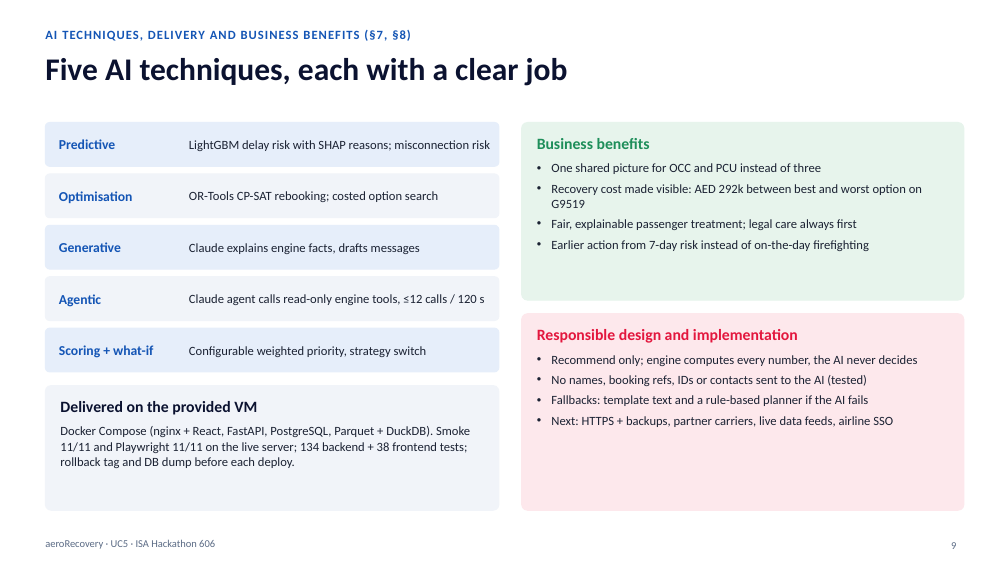
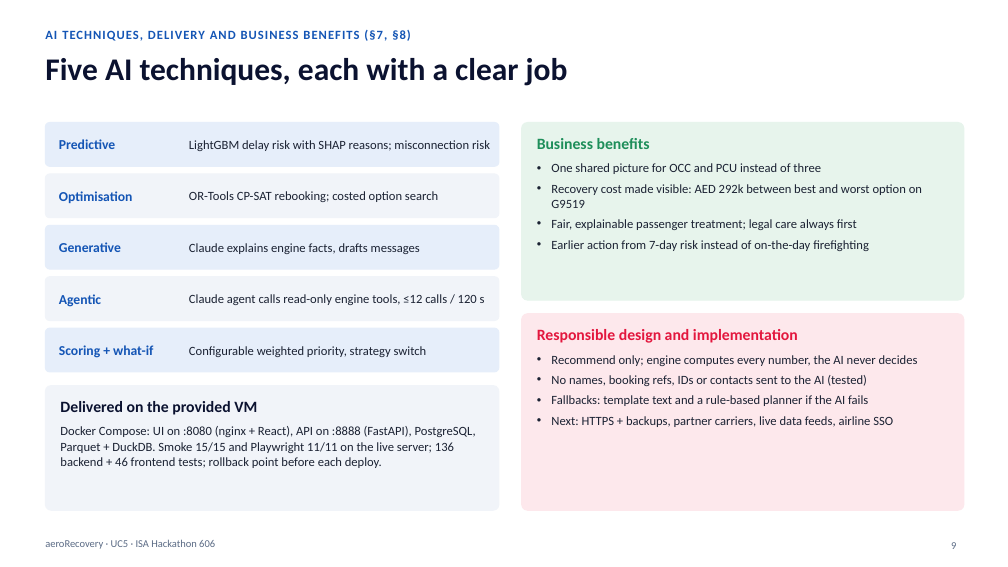
Before and after one commit to bimsarav/Hackathon-606, a slide deck: slide 9 of products/disruption-advisor/source/disruption-advisor/docs/delivery/aeroRecovery-presentation.pptx. Drawn at 1008x567 pixels with LibreOffice and Linux fonts; fonts in the diff are those of the drawing. Boxes give left, top, right and bottom in pixels: in the first picture for what was removed or moved away, otherwise in the second. Text is boxed around its words. In the diff, an @@ line names an element or a change of style, - is before the commit and + after.

```diff
--- a/products/disruption-advisor/source/disruption-advisor/docs/delivery/aeroRecovery-presentation.pptx
+++ b/products/disruption-advisor/source/disruption-advisor/docs/delivery/aeroRecovery-presentation.pptx
@@ text at box(60, 426, 476, 468): text changed @@
-Docker Compose (nginx + React, FastAPI, PostgreSQL, Parquet + DuckDB). Smoke 11/11 and Playwright 11/11 on the live server; 134 backend + 38 frontend tests; rollback tag and DB dump before each deploy.
+Docker Compose: UI on :8080 (nginx + React), API on :8888 (FastAPI), PostgreSQL, Parquet + DuckDB. Smoke 15/15 and Playwright 11/11 on the live server; 136 backend + 46 frontend tests; rollback point before each deploy.
```
Also in this commit, not shown: 2 other slides changed, 9 other files.
